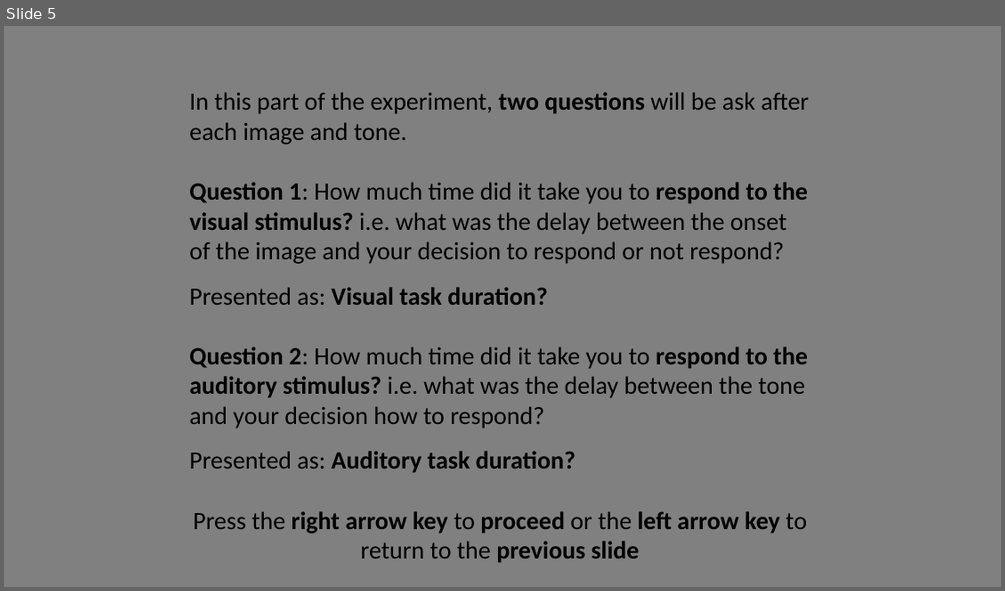
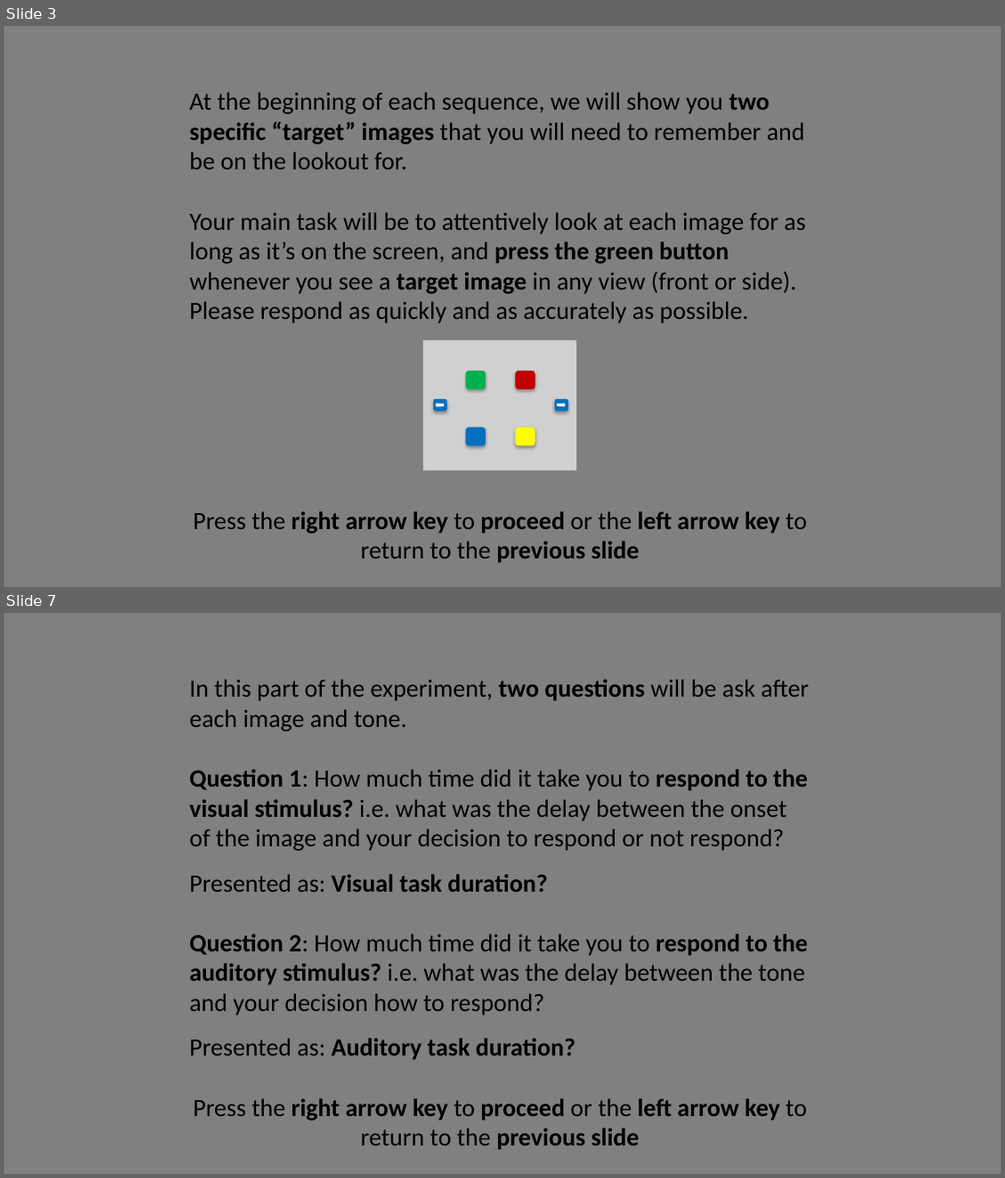
Before and after one commit to NCCLabMPI/Reconstructed_time_experiment, a slide deck: instructions/Instructions.pptx. Shown one above the other, each under a label of ours: slide 5 before the commit, slides 3 and 7 after it; the slides between them are not shown. The pictures are 1005x591 and 1005x1178 pixels, drawn with LibreOffice and Linux fonts; fonts in the diff are those of the drawing; grey boxes stand for pictures. Boxes give left, top, right and bottom in pixels: in the first picture for what was removed or moved away, otherwise in the second. Text is boxed around its words. In the diff, an @@ line names an element or a change of style, - is before the commit and + after.

```diff
--- a/instructions/Instructions.pptx
+++ b/instructions/Instructions.pptx
@@ slide 3 added at <box>4,26,1001,587</box>, background #808080 @@
@@ text added at <box>189,92,807,563</box>, 24 pt, text #000000 @@
+At the beginning of each sequence, we will show you two specific “target” images that you will need to remember and be on the lookout for.
+Your main task will be to attentively look at each image for as long as it’s on the screen, and press the green button whenever you see a target image in any view (front or side).
+Please respond as quickly and as accurately as possible.
+Press the right arrow key to proceed or the left arrow key to return to the previous slide
@@ group added at <box>423,340,577,471</box>: 6 rounded rectangles, 2 right arrows, 1 picture @@
@@ what was slide 5 is now slide 7 @@
```
Also in this commit, not shown: 4 slides changed, 1 other slide added, 19 other files.
